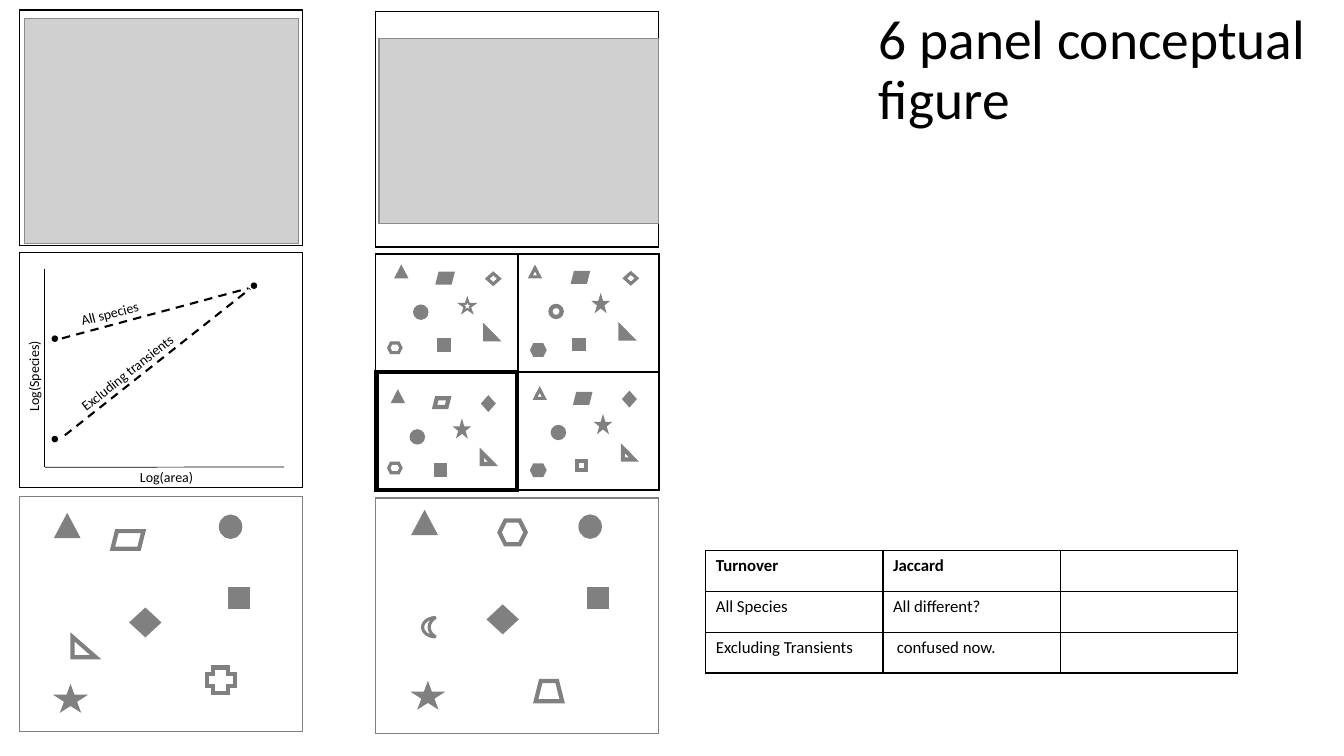
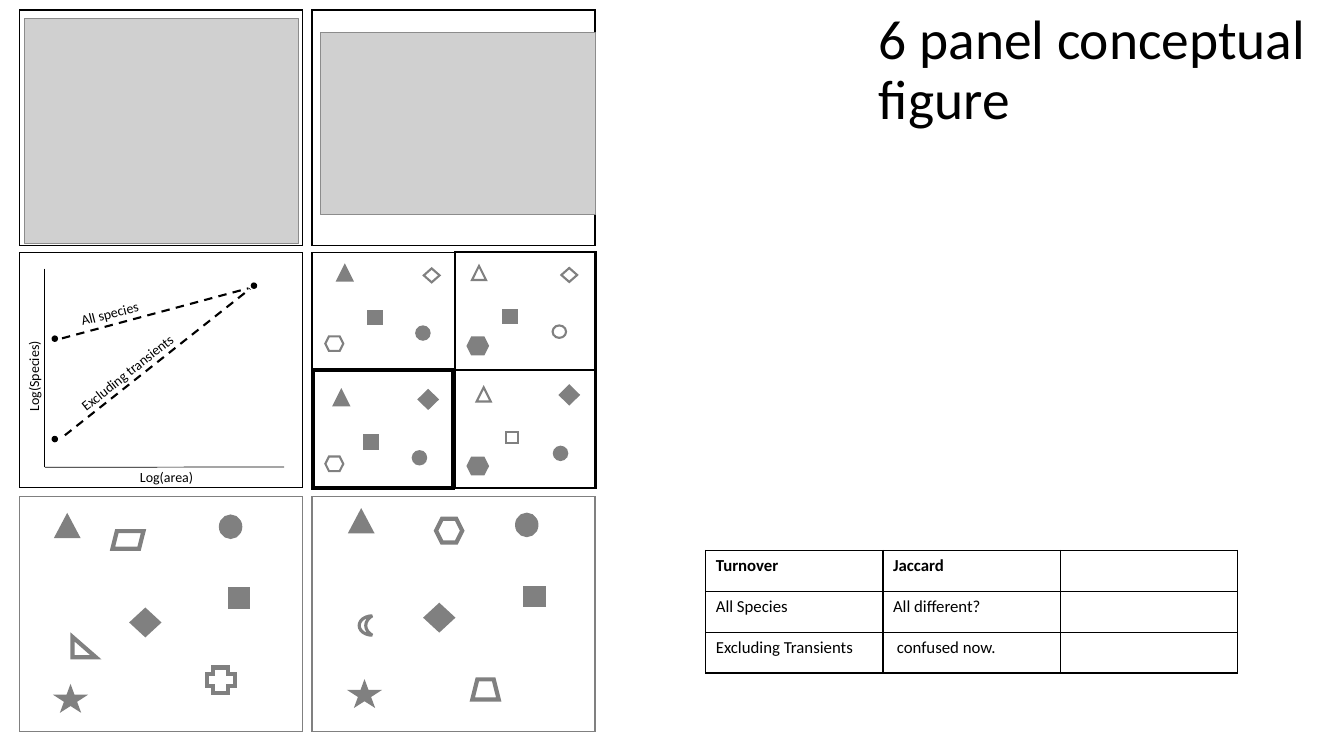
Before and after one commit to hurlbertlab/core-transient, a slide deck: slide 2 of output/plots/all_figs_with_legends.pptx. Drawn at 1344x756 pixels with LibreOffice and Linux fonts; fonts in the diff are those of the drawing; grey boxes stand for pictures. Boxes give left, top, right and bottom in pixels: in the first picture for what was removed or moved away, otherwise in the second. Text is boxed around its words. In the diff, an @@ line names an element or a change of style, - is before the commit and + after.

Commit message:
new mh figure

```diff
--- a/output/plots/all_figs_with_legends.pptx
+++ b/output/plots/all_figs_with_legends.pptx
@@ picture: place and size @@
-picture at <box>379,38,658,223</box>
+picture at <box>321,32,596,214</box>
@@ triangle: place and size @@
-triangle at <box>397,269,404,276</box>
+triangle at <box>339,268,350,279</box>
@@ diamond: place and size @@
-diamond at <box>487,273,499,284</box>
+diamond at <box>423,268,440,282</box>
@@ triangle: place and size @@
-triangle at <box>530,268,539,277</box>
+triangle at <box>472,266,486,280</box>
@@ diamond: place and size @@
-diamond at <box>625,273,637,284</box>
+diamond at <box>562,268,578,282</box>
@@ parallelogram removed at <box>439,273,453,282</box> @@
@@ star removed at <box>461,299,475,313</box> @@
@@ parallelogram removed at <box>574,273,588,282</box> @@
@@ star removed at <box>596,298,606,309</box> @@
@@ right triangle removed at <box>485,328,496,339</box> @@
@@ 3 ellipses: place and size @@
-3 ellipses at <box>415,307,564,439</box>
+3 ellipses at <box>417,326,566,459</box>
@@ ellipse at <box>553,326,566,338</box>: outline #808080 3 pt to #808080 1.5 pt @@
@@ right triangle removed at <box>621,328,632,339</box> @@
@@ hexagon: place and size @@
-hexagon at <box>389,343,401,353</box>
+hexagon at <box>326,337,344,352</box>
@@ hexagon: place and size @@
-hexagon at <box>532,346,544,356</box>
+hexagon at <box>469,339,487,354</box>
@@ triangle: place and size @@
-triangle at <box>535,389,544,398</box>
+triangle at <box>477,387,491,401</box>
@@ diamond: place and size @@
-diamond at <box>625,394,634,405</box>
+diamond at <box>562,387,578,402</box>
@@ triangle: place and size @@
-triangle at <box>394,394,401,401</box>
+triangle at <box>336,393,347,404</box>
@@ diamond: place and size @@
-diamond at <box>484,398,493,408</box>
+diamond at <box>420,392,437,407</box>
@@ parallelogram removed at <box>435,398,449,407</box> @@
@@ parallelogram removed at <box>576,394,590,403</box> @@
@@ star removed at <box>598,419,608,430</box> @@
@@ star removed at <box>457,423,467,434</box> @@
@@ 4 rectangles: place and size @@
-4 rectangles at <box>436,340,586,475</box>
+4 rectangles at <box>365,312,517,448</box>
@@ rectangle at <box>506,433,517,444</box>: outline #808080 3 pt to #808080 1.5 pt @@
@@ right triangle removed at <box>623,449,634,460</box> @@
@@ outline #808080 2.25 pt to #808080 1.5 pt in 6 elements at <box>423,268,440,282</box>, <box>562,268,578,282</box>, <box>477,387,491,401</box>, <box>472,266,486,280</box>, <box>326,337,344,352</box>, <box>326,457,344,472</box> @@
@@ hexagon: place and size @@
-hexagon at <box>389,464,401,474</box>
+hexagon at <box>326,457,344,472</box>
@@ ellipse: place and size @@
-ellipse at <box>411,432,422,443</box>
+ellipse at <box>414,453,425,464</box>
@@ hexagon: place and size @@
-hexagon at <box>532,466,544,476</box>
+hexagon at <box>469,459,487,474</box>
@@ right triangle removed at <box>482,453,493,464</box> @@
@@ 7 rectangles, 1 diamond, 1 ellipse, 1 triangle, 1 hexagon, 1 moon, 1 star: place and size @@
-7 rectangles, 1 diamond, 1 ellipse, 1 triangle, 1 hexagon, 1 moon, 1 star at <box>376,12,659,734</box>
+7 rectangles, 1 diamond, 1 ellipse, 1 triangle, 1 hexagon, 1 moon, 1 star at <box>313,10,596,732</box>
@@ trapezoid: place and size @@
-trapezoid at <box>535,682,562,702</box>
+trapezoid at <box>473,680,499,700</box>
```
Also in this commit, not shown: 3 other files.
